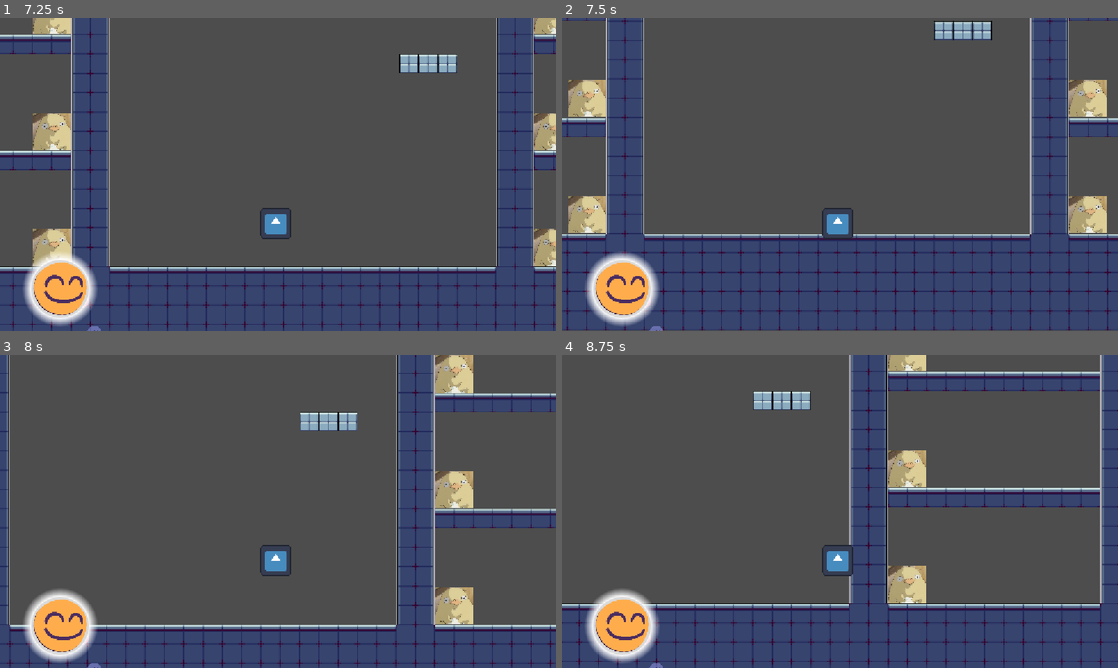
Above: before the commit, frames 1-4 (two rows, left to right).
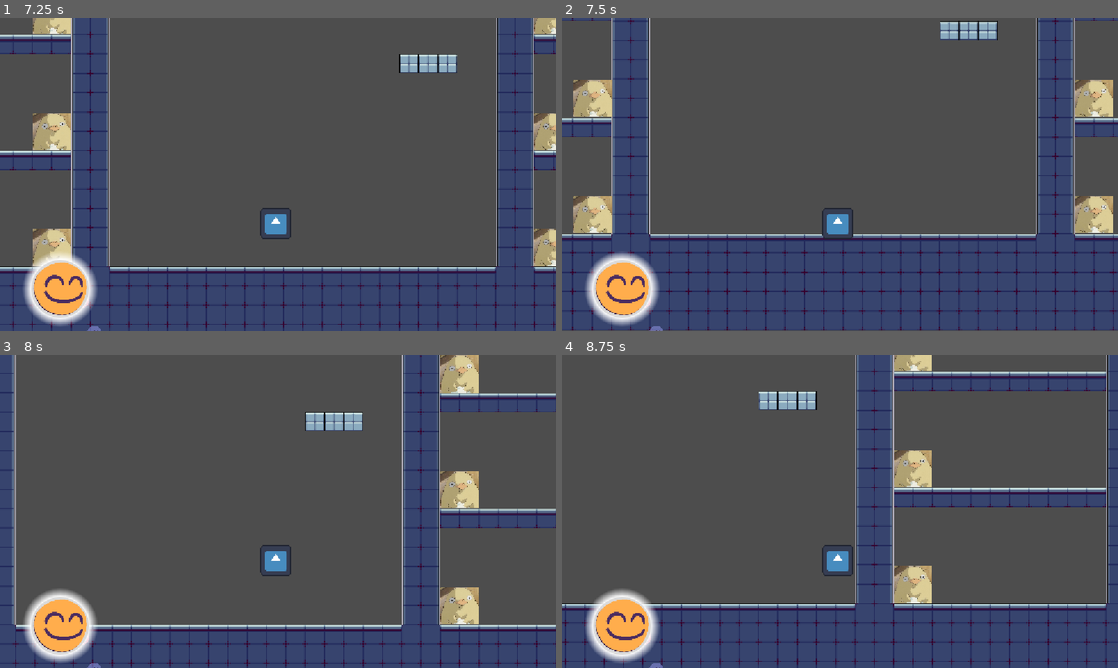
Above: after the commit, the same moments.

Repository: Paulpoomrit/ggj-2026
Game: Godot game, scene res://levels/level_two.tscn
Two runs of this game, one before a commit and one after it. Both use one fixed random seed, a clock stepped at 60 frames per second and the inputs below. This scene is started directly instead of the project's main scene. The engine's default icon, where the game draws it, is replaced by a stand-in: a white triangle on a blue panel in a dark square.
Inputs (mouse positions are in pixels of both pictures, inside the frame that each line leads up to):
- Up to frame 1 (7.25 s): tap Enter at 0.5 s; move the mouse to (400, 158) at 0.52 s; hold 0 0.53-1.28 s; hold D (move_right) 0.53-2.03 s; click (400, 158) at 0.67 s; tap Space (jump) at 0.77, 1.52, 3.02, 3.77, 4.52, 6.02, 6.77 s; move the mouse to (166, 190) at 1.27 s; tap 1 every 1.5 s from 1.35 to 5.85 s; move the mouse to (333, 105) at 2.02 s; hold A (move_left) 2.03-2.78 s; hold 0 2.03-2.78 s; move the mouse to (250, 237) at 2.77 s; hold D (move_right) 2.78-4.28 s; click (250, 237) at 2.92 s; move the mouse to (444, 221) at 3.52 s; hold 0 3.53-4.28 s; move the mouse to (111, 127) at 4.27 s; hold A (move_left) 4.28-5.03 s; move the mouse to (305, 174) at 5.02 s; hold D (move_right) 5.03-5.78 s; hold 0 5.03-5.78 s; click (305, 174) at 5.17 s; move the mouse to (194, 96) at 5.77 s; hold A (move_left) from 5.78 s (still down); move the mouse to (400, 158) at 6.52 s; hold 0 from 6.53 s (still down)
- Up to frame 2 (7.5 s): move the mouse to (728, 190) at 7.27 s; release A (move_left) at 7.28 s; release 0 at 7.28 s; hold D (move_right) from 7.28 s (still down); tap 1 at 7.35 s; click (728, 190) at 7.42 s
- Up to frame 3 (8 s): keep holding D (move_right); tap Space (jump) at 7.52 s
- Up to frame 4 (8.75 s): keep holding D (move_right); move the mouse to (895, 442) at 8.02 s; hold 0 from 8.03 s (still down)

Frame 1 is identical in both runs. In frame 2, 10% of the frame differs, in the area x 0-100%, y 0-100%; in frame 3, 7.9%; in frame 4, 8.0%.
Error before the commit: Invalid assignment of property or key 'collision' with value of type 'bool' on a base object of type 'TileMapLayer (disappearing_platform.gd)'. (res://scripts/…

Commit message:
Connect the manager

Diff:
--- a/Gate.gd
+++ b/Gate.gd
@@ -6,6 +6,7 @@
 # Called when the node enters the scene tree for the first time.
 func _ready() -> void:
 	timer = $Timer
+	GameManager.on_pressure_plate_state_changed.connect(on_pressure_plate_changed)
 
 # Called every frame. 'delta' is the elapsed time since the previous frame.
 func _process(delta: float) -> void:
@@ -28,5 +29,19 @@
 	if should_move:
 		if direction:
 			move_local_y(3)
+			$CollisionShape2D.disabled = true
 		else:
 			move_local_y(-3)
+			$CollisionShape2D.disabled = false
+
+
+func on_pressure_plate_changed(is_enable: bool, target_platoform: Node) -> void:
+	if is_enable:
+		should_move = true
+		direction = true
+		timer.start()
+	else:
+		should_move = true
+		direction = false
+		timer.start()
+	_move()
--- a/game-manager/game_manager.gd
+++ b/game-manager/game_manager.gd
@@ -5,7 +5,7 @@
 
 
 signal on_game_state_changed(state: GAME_STATE)
-signal on_pressure_plate_state_changed(is_enable: bool)
+signal on_pressure_plate_state_changed(is_enable: bool, target_platoform: Node)
 
 
 # Called when the node enters the scene tree for the first time.
--- a/levels/level_one.tscn
+++ b/levels/level_one.tscn
@@ -546,8 +546,9 @@
 [node name="GroundEnemy2" parent="." instance=ExtResource("4_e7anx")]
 position = Vector2(2437, 938)
 
-[node name="PressurePlate" parent="." instance=ExtResource("5_ur00s")]
+[node name="PressurePlate" parent="." node_paths=PackedStringArray("target_object") instance=ExtResource("5_ur00s")]
 position = Vector2(3244, 402)
+target_object = NodePath("../Rename")
 
 [node name="Rename" parent="." instance=ExtResource("6_wndkh")]
 position = Vector2(3391, -41)
@@ -555,8 +556,9 @@
 [node name="Rename2" parent="." instance=ExtResource("6_wndkh")]
 position = Vector2(3870, -37)
 
-[node name="PressurePlate2" parent="." instance=ExtResource("5_ur00s")]
+[node name="PressurePlate2" parent="." node_paths=PackedStringArray("target_object") instance=ExtResource("5_ur00s")]
 position = Vector2(4684, 405)
+target_object = NodePath("../Rename2")
 
 [node name="GroundEnemy3" parent="." instance=ExtResource("4_e7anx")]
 position = Vector2(5445, 383)
--- a/levels/level_two.tscn
+++ b/levels/level_two.tscn
@@ -529,62 +529,72 @@
 [node name="Platform1" parent="." instance=ExtResource("3_ba5af")]
 tile_map_data = PackedByteArray("AAD+/w0AAAAJAAEAAAD9/w0AAAAJAAEAAAD//w0AAAAJAAEAAAA=")
 
-[node name="PressurePlate1" parent="." instance=ExtResource("4_d3qt7")]
+[node name="PressurePlate1" parent="." node_paths=PackedStringArray("target_platform") instance=ExtResource("4_d3qt7")]
 position = Vector2(1134, 1213)
+target_platform = NodePath("../Platform1")
 
 [node name="Platform2" parent="." instance=ExtResource("3_ba5af")]
 tile_map_data = PackedByteArray("AAD7/wsAAAAJAAEAAAD6/wsAAAAJAAEAAAD8/wsAAAAJAAEAAAA=")
 
-[node name="PressurePlate2" parent="." instance=ExtResource("4_d3qt7")]
+[node name="PressurePlate2" parent="." node_paths=PackedStringArray("target_platform") instance=ExtResource("4_d3qt7")]
 position = Vector2(-1116, 738)
+target_platform = NodePath("../Platform2")
 
 [node name="Platform3" parent="." instance=ExtResource("3_ba5af")]
 tile_map_data = PackedByteArray("AAD//wkAAAAJAAEAAAD+/wkAAAAJAAEAAAAAAAkAAAAJAAEAAAA=")
 
-[node name="PressurePlate3" parent="." instance=ExtResource("4_d3qt7")]
+[node name="PressurePlate3" parent="." node_paths=PackedStringArray("target_platform") instance=ExtResource("4_d3qt7")]
 position = Vector2(-1661, 1212)
+target_platform = NodePath("../Platform3")
 
 [node name="Platform4" parent="." instance=ExtResource("3_ba5af")]
 tile_map_data = PackedByteArray("AAACAAcAAAAJAAEAAAADAAcAAAAJAAEAAAAEAAcAAAAJAAEAAAA=")
 
-[node name="PressurePlate4" parent="." instance=ExtResource("4_d3qt7")]
+[node name="PressurePlate4" parent="." node_paths=PackedStringArray("target_platform") instance=ExtResource("4_d3qt7")]
 position = Vector2(1678, 735)
+target_platform = NodePath("../Platform4")
 
 [node name="Platform5" parent="." instance=ExtResource("3_ba5af")]
 tile_map_data = PackedByteArray("AAABAAMAAAAJAAEAAAAAAAMAAAAJAAEAAAACAAMAAAAJAAEAAAADAAMAAAAJAAEAAAA=")
 
-[node name="PressurePlate5" parent="." instance=ExtResource("4_d3qt7")]
+[node name="PressurePlate5" parent="." node_paths=PackedStringArray("target_platform") instance=ExtResource("4_d3qt7")]
 position = Vector2(1134, 257)
+target_platform = NodePath("../Platform5")
 
 [node name="Platform6" parent="." instance=ExtResource("3_ba5af")]
 tile_map_data = PackedByteArray("AAABAP//AAAJAAEAAAAAAP//AAAJAAEAAAD/////AAAJAAEAAAA=")
 
-[node name="PressurePlate6" parent="." instance=ExtResource("4_d3qt7")]
+[node name="PressurePlate6" parent="." node_paths=PackedStringArray("target_platform") instance=ExtResource("4_d3qt7")]
 position = Vector2(1405, -222)
+target_platform = NodePath("../Platform6")
 
 [node name="Platform7" parent="." instance=ExtResource("3_ba5af")]
 tile_map_data = PackedByteArray("AAAFAP3/AAAJAAEAAAAGAP3/AAAJAAEAAAAEAP3/AAAJAAEAAAA=")
 
-[node name="PressurePlate7" parent="." instance=ExtResource("4_d3qt7")]
+[node name="PressurePlate7" parent="." node_paths=PackedStringArray("target_platform") instance=ExtResource("4_d3qt7")]
 position = Vector2(-1394, 256)
+target_platform = NodePath("../Platform7")
 
 [node name="Platform8" parent="." instance=ExtResource("3_ba5af")]
 tile_map_data = PackedByteArray("AAAEAPn/AAAJAAEAAAAFAPn/AAAJAAEAAAAGAPn/AAAJAAEAAAA=")
 
-[node name="PressurePlate8" parent="." instance=ExtResource("4_d3qt7")]
+[node name="PressurePlate8" parent="." node_paths=PackedStringArray("target_platform") instance=ExtResource("4_d3qt7")]
 position = Vector2(-1675, -221)
+target_platform = NodePath("../Platform8")
 
 [node name="Platform9" parent="." instance=ExtResource("3_ba5af")]
 tile_map_data = PackedByteArray("AAD///f/AAAJAAEAAAAAAPf/AAAJAAEAAAABAPf/AAAJAAEAAAA=")
 
-[node name="PressurePlate9" parent="." instance=ExtResource("4_d3qt7")]
+[node name="PressurePlate9" parent="." node_paths=PackedStringArray("target_platform") instance=ExtResource("4_d3qt7")]
 position = Vector2(-1391, -706)
+target_platform = NodePath("../Platform9")
 
 [node name="Platform10" parent="." instance=ExtResource("3_ba5af")]
 tile_map_data = PackedByteArray("AAD6//X/AAAJAAEAAAD7//X/AAAJAAEAAAD8//X/AAAJAAEAAAA=")
 
-[node name="PressurePlate10" parent="." instance=ExtResource("4_d3qt7")]
+[node name="PressurePlate10" parent="." node_paths=PackedStringArray("target_platform") instance=ExtResource("4_d3qt7")]
 position = Vector2(1675, -702)
+target_platform = NodePath("../Platform10")
 
 [node name="GroundEnemy" parent="." instance=ExtResource("5_2wd80")]
 position = Vector2(1564, 1202)
--- a/scenes/Gate.tscn
+++ b/scenes/Gate.tscn
@@ -6,19 +6,19 @@
 [sub_resource type="RectangleShape2D" id="RectangleShape2D_4dvvg"]
 size = Vector2(127, 399)
 
-[node name="Rename" type="RigidBody2D" unique_id=621335999]
+[node name="Rename" type="RigidBody2D"]
 gravity_scale = 0.0
 script = ExtResource("1_6e84v")
 
-[node name="CollisionShape2D" type="CollisionShape2D" parent="." unique_id=1620302926]
+[node name="CollisionShape2D" type="CollisionShape2D" parent="."]
 position = Vector2(495, 301)
 shape = SubResource("RectangleShape2D_4dvvg")
 
-[node name="Sprite2D" type="Sprite2D" parent="." unique_id=1055884325]
+[node name="Sprite2D" type="Sprite2D" parent="."]
 position = Vector2(489, 298)
 scale = Vector2(1, 3.109375)
 texture = ExtResource("2_4dvvg")
 
-[node name="Timer" type="Timer" parent="." unique_id=904067541]
+[node name="Timer" type="Timer" parent="."]
 
 [connection signal="timeout" from="Timer" to="." method="_on_timer_timeout"]
--- a/scenes/pressure_plate.gd
+++ b/scenes/pressure_plate.gd
@@ -2,6 +2,10 @@
 
 
 @onready var collision_shape_2d: CollisionShape2D = $CollisionShape2D
+
+
+@export var target_object: Node = null
+
 
 # is enable when some thing is colliding
 var is_enable = false
@@ -19,4 +23,5 @@
 
 func _on_body_entered(body: Node2D) -> void:
 	is_enable = not is_enable
-	GameManager.on_pressure_plate_state_changed.emit(is_enable)
+	if target_object:
+		GameManager.on_pressure_plate_state_changed.emit(is_enable, target_object)
--- a/scripts/disappearing_platform.gd
+++ b/scripts/disappearing_platform.gd
@@ -1,10 +1,13 @@
+class_name DisappearingPlatform
+
+
 extends TileMapLayer
 
 
 # Called when the node enters the scene tree for the first time.
 func _ready() -> void:
 	self.visible = false
-	self.collision = false
+	self.collision_enabled = false
 	GameManager.on_pressure_plate_state_changed.connect(on_pressure_plate_state_changed)
 
 
@@ -13,6 +16,8 @@
 	pass
 
 
-func on_pressure_plate_state_changed(should_open: bool):
+func on_pressure_plate_state_changed(should_open: bool, target_platform: Node):
+	if target_platform != self:
+		return
 	self.visible = should_open
 	self.collision_enabled = true
Not shown: 1 places in levels/level_one.tscn that only renumber resources
Not shown: 1 places in levels/level_two.tscn that only renumber resources
Not shown: 1 places in scenes/Gate.tscn that only renumber resources
